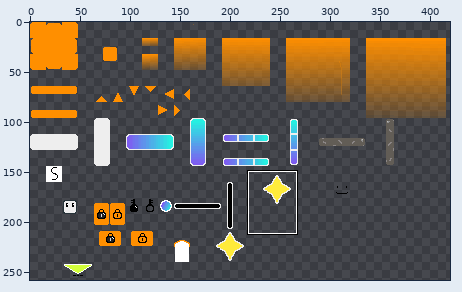
Two states of a sprite sheet, assets/images/tileset.png. The picture above shows the old version from afar; the outline marks the close-up.
Close-up. Before the edit:
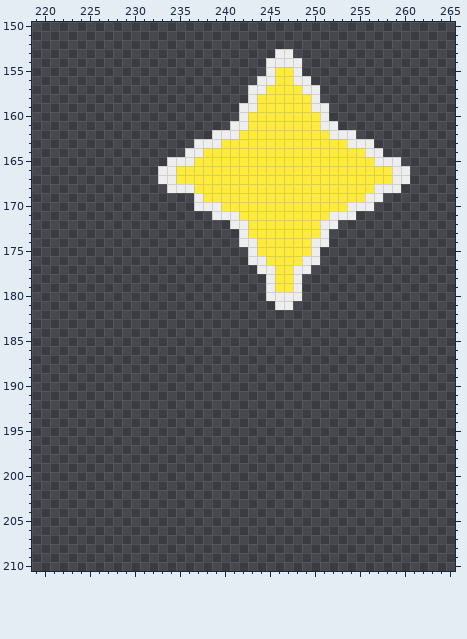
The file is 512x512 pixels. Colours within 5 levels of each other are drawn and written as one. Shown: x 219..265, y 150..210. The wide view leaves out empty margins.
And afterwards:
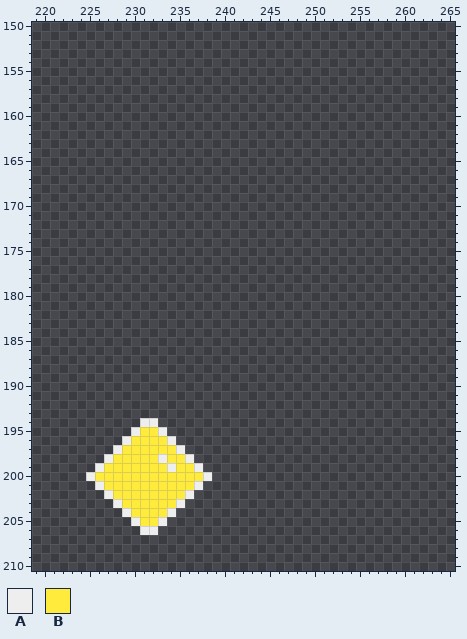
Palette (. is transparent): A #eeeeee  B #ffeb3b
The edit:
@@ x 231..262 @@
 152 ................................
-153 ...............AA...............
-154 ..............AAAA..............
-155 ..............ABBA..............
-156 .............AABBAA.............
-157 ............AABBBBAA............
-158 ............ABBBBBBA............
-159 ...........AABBBBBBAA...........
-160 ...........ABBBBBBBBA...........
-161 ..........AABBBBBBBBAA..........
-162 ........AAABBBBBBBBBBAAA........
-163 ......AAABBBBBBBBBBBBBBAAA......
-164 .....AABBBBBBBBBBBBBBBBBBAA.....
-165 ...AAABBBBBBBBBBBBBBBBBBBBAAA...
-166 ..AABBBBBBBBBBBBBBBBBBBBBBBBAA..
-167 ..AABBBBBBBBBBBBBBBBBBBBBBBBAA..
-168 ...AAABBBBBBBBBBBBBBBBBBBBAAA...
-169 ......ABBBBBBBBBBBBBBBBBBAA.....
-170 ......AAABBBBBBBBBBBBBBAAA......
-171 ........AAABBBBBBBBBBAAA........
-172 ..........AABBBBBBBBAA..........
-173 ...........ABBBBBBBBA...........
-174 ...........AABBBBBBAA...........
-175 ............ABBBBBBA............
-176 ............AABBBBAA............
-177 .............AABBAA.............
-178 ..............ABBA..............
-179 ..............ABBA..............
-180 ..............AAAA..............
-181 ...............AA...............
+153 ................................
+154 ................................
+155 ................................
+156 ................................
+157 ................................
+158 ................................
+159 ................................
+160 ................................
+161 ................................
+162 ................................
+163 ................................
+164 ................................
+165 ................................
+166 ................................
+167 ................................
+168 ................................
+169 ................................
+170 ................................
+171 ................................
+172 ................................
+173 ................................
+174 ................................
+175 ................................
+176 ................................
+177 ................................
+178 ................................
+179 ................................
+180 ................................
+181 ................................
 182 ................................
@@ x 223..240 @@
 193 ..................
-194 ..................
-195 ..................
-196 ..................
-197 ..................
-198 ..................
-199 ..................
-200 ..................
-201 ..................
-202 ..................
-203 ..................
-204 ..................
-205 ..................
-206 ..................
+194 ........AA........
+195 .......ABBA.......
+196 ......ABBBBA......
+197 .....ABBBBBBA.....
+198 ....ABBBBBABBA....
+199 ...ABBBBBBBABBA...
+200 ..ABBBBBBBBBBBBA..
+201 ...ABBBBBBBBBBA...
+202 ....ABBBBBBBBA....
+203 .....ABBBBBBA.....
+204 ......ABBBBA......
+205 .......ABBA.......
+206 ........AA........
 207 ..................
Boxes around the changes in both close-ups, in picture pixels (x1, y1, x2, y2):
erased: (158, 49, 410, 310)
added: (86, 418, 212, 535)
